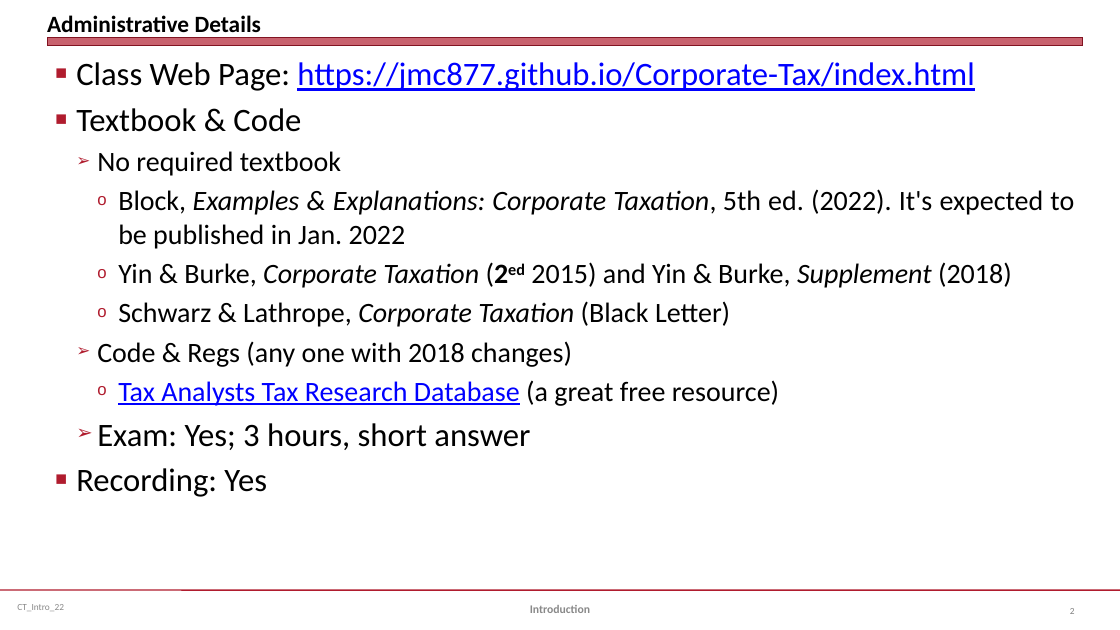
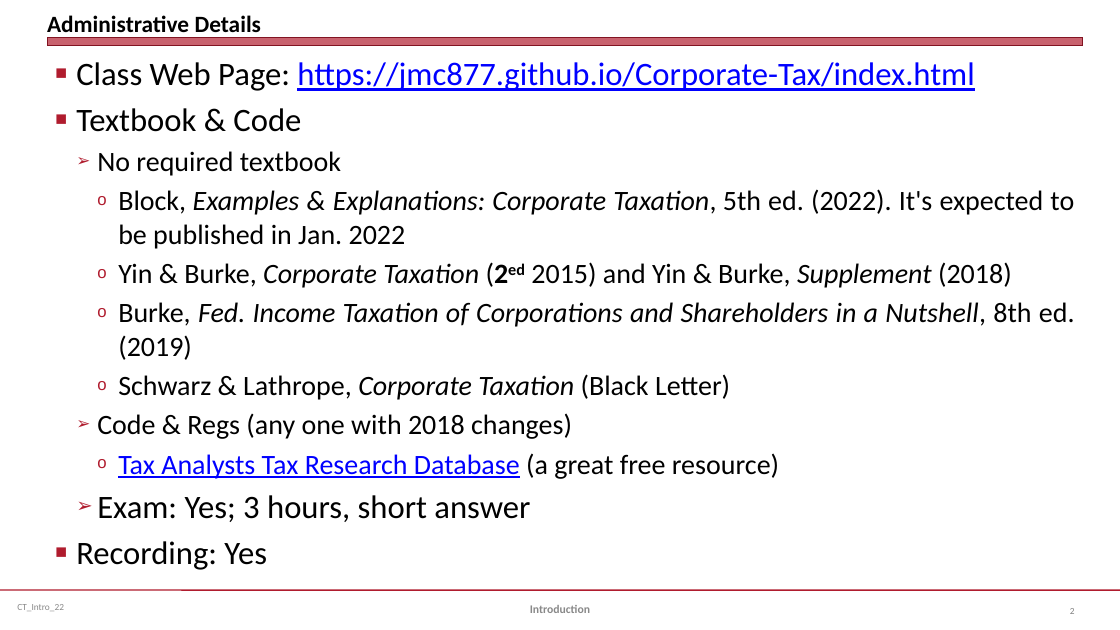
Before and after one commit to jmc877/Corporate-Tax, a slide deck: slide 2 of slides/CT_Intro_22.pptx. Drawn at 1120x630 pixels with LibreOffice and Linux fonts; fonts in the diff are those of the drawing. Boxes give left, top, right and bottom in pixels: in the first picture for what was removed or moved away, otherwise in the second. Text is boxed around its words. In the diff, an @@ line names an element or a change of style, - is before the commit and + after.

```diff
--- a/slides/CT_Intro_22.pptx
+++ b/slides/CT_Intro_22.pptx
@@ text at <box>118,302,1075,360</box>: paragraph added @@
+    o Burke, Fed. Income Taxation of Corporations and Shareholders in a Nutshell, 8th ed. (2019)
```
Also in this commit, not shown: 1 other file.
